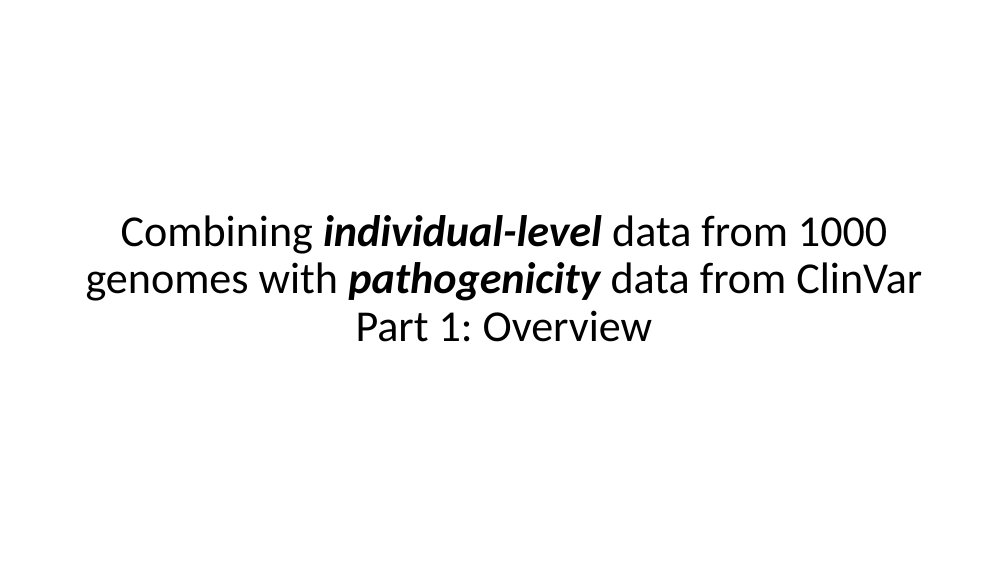
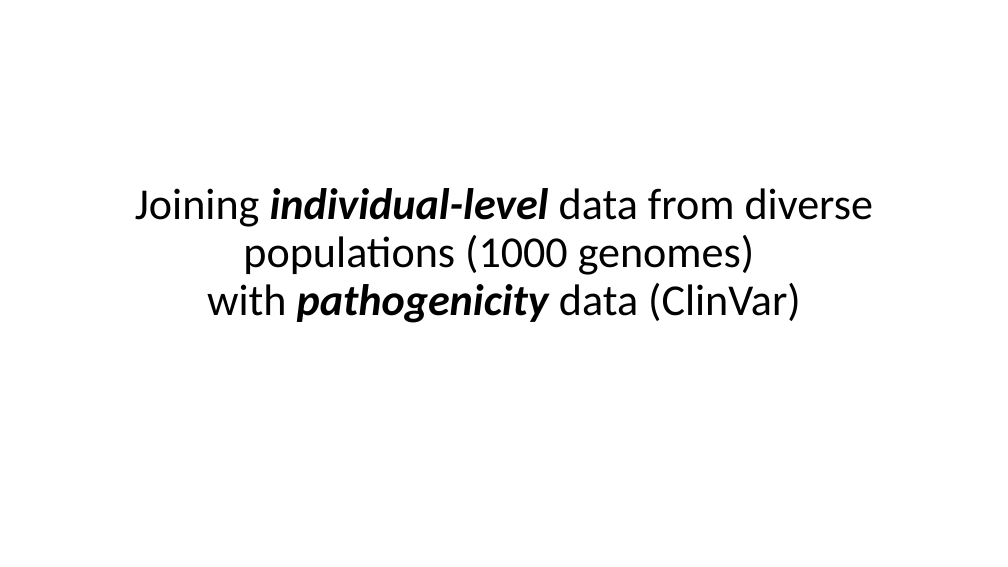
Before and after one commit to dfan/HST-2016, a slide deck: slide 7 of week_6/For_Zak.pptx (slide 12 before the commit). Drawn at 1008x567 pixels with LibreOffice and Linux fonts; fonts in the diff are those of the drawing. Boxes give left, top, right and bottom in pixels: in the first picture for what was removed or moved away, otherwise in the second. Text is boxed around its words. In the diff, an @@ line names an element or a change of style, - is before the commit and + after.

```diff
--- a/week_6/For_Zak.pptx
+++ b/week_6/For_Zak.pptx
@@ title at (135, 188, 873, 323): text changed @@
-Combining individual-level data from 1000 genomes with pathogenicity data from ClinVar
-Part 1: Overview
+Joining individual-level data from diverse populations (1000 genomes)
+with pathogenicity data (ClinVar)
```
Also in this commit, not shown: 8 other slides changed, 4 slides added, 9 slides removed, 23 other files.
